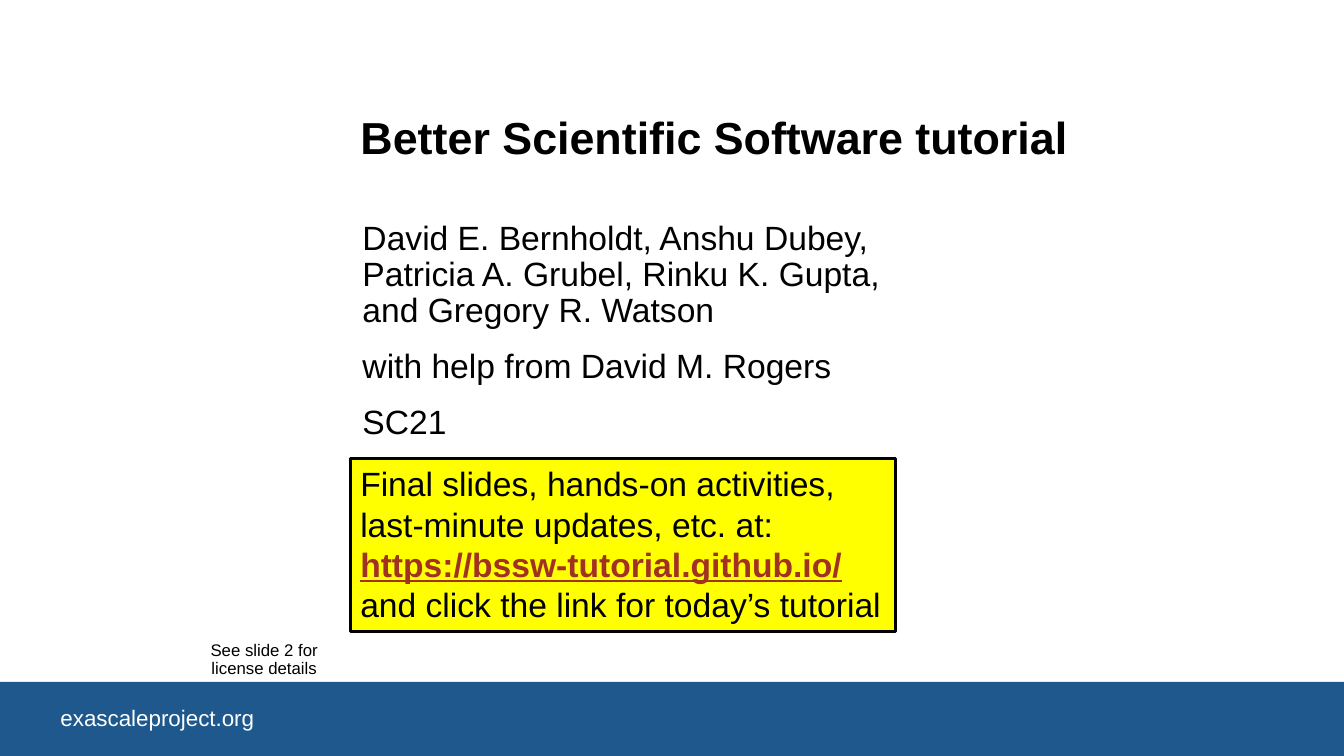
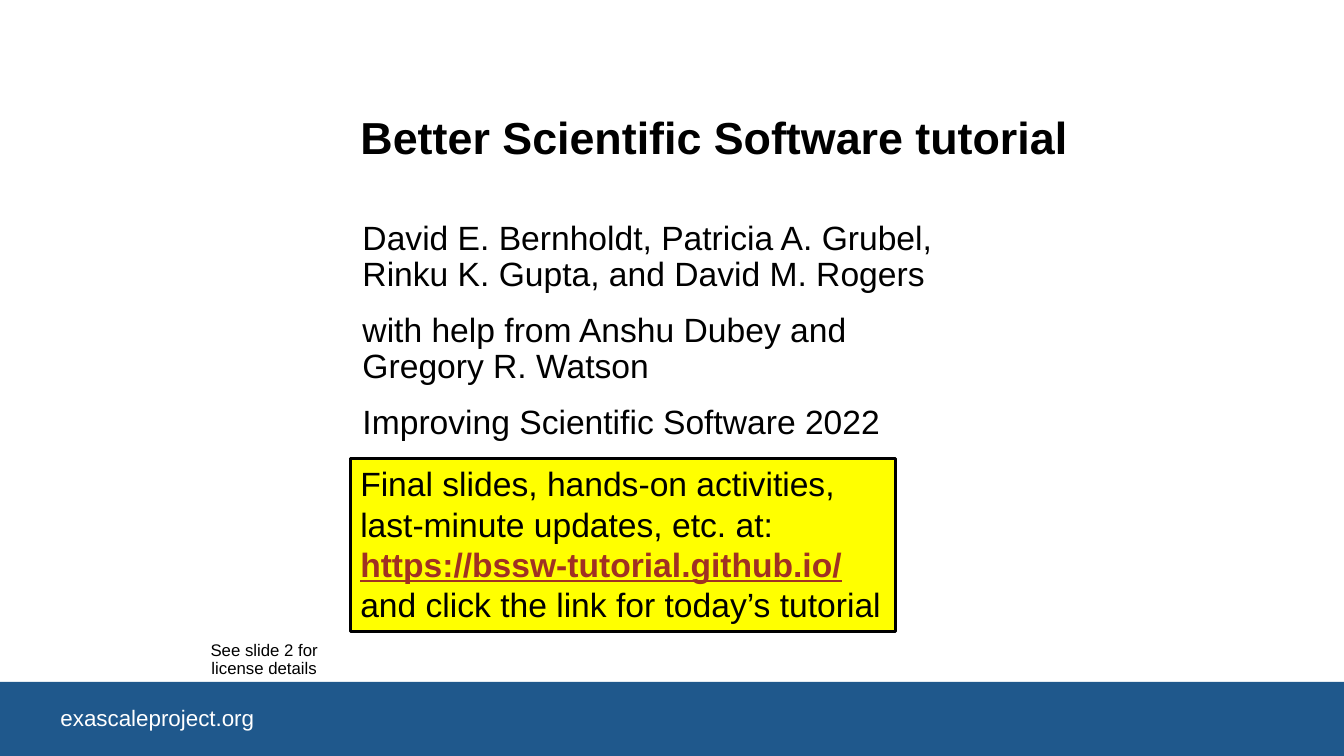
Before and after one commit to bssw-tutorial/presentations, a slide deck: slide 1 of intro.pptx. Drawn at 1344x756 pixels with LibreOffice and Linux fonts; fonts in the diff are those of the drawing; background and template pictures are left out. Boxes give left, top, right and bottom in pixels: in the first picture for what was removed or moved away, otherwise in the second. Text is boxed around its words. In the diff, an @@ line names an element or a change of style, - is before the commit and + after.

```diff
--- a/intro.pptx
+++ b/intro.pptx
@@ subtitle at <box>362,225,932,441</box>: text changed @@
-David E. Bernholdt, Anshu Dubey, Patricia A. Grubel, Rinku K. Gupta, and Gregory R. Watson
-with help from David M. Rogers
-SC21
+David E. Bernholdt, Patricia A. Grubel, Rinku K. Gupta, and David M. Rogers
+with help from Anshu Dubey and Gregory R. Watson
+Improving Scientific Software 2022
```
Also in this commit, not shown: 4 other slides changed.
